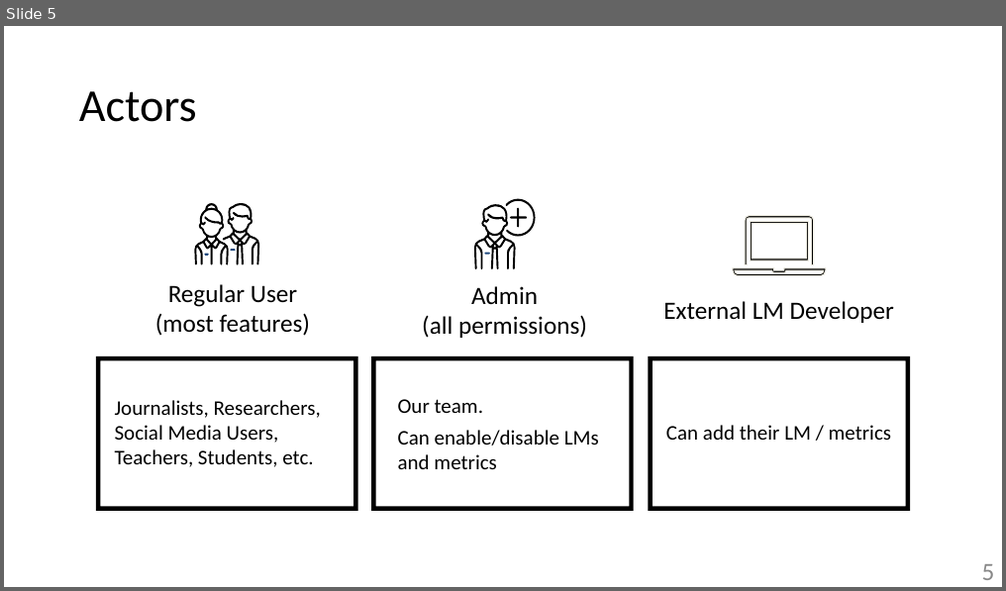
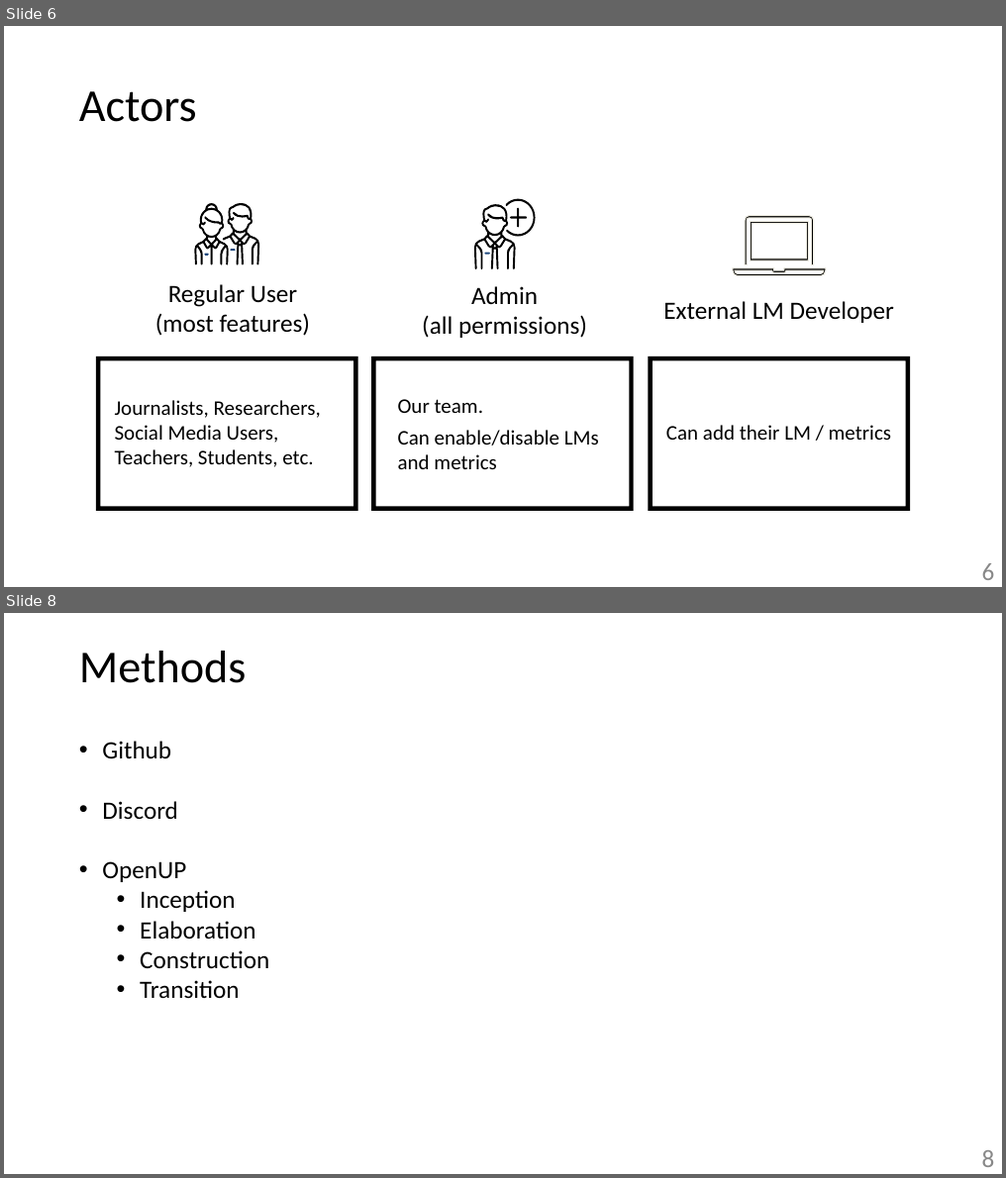
Before and after one commit to zzzzz151/AI-text-detector, a slide deck: presentation-prototype.pptx. Shown one above the other, each under a label of ours: slide 5 before the commit, slides 6 and 8 after it; the slides between them are not shown. The pictures are 1006x591 and 1006x1178 pixels, drawn with LibreOffice and Linux fonts; fonts in the diff are those of the drawing. Boxes give left, top, right and bottom in pixels: in the first picture for what was removed or moved away, otherwise in the second. Text is boxed around its words. In the diff, an @@ line names an element or a change of style, - is before the commit and + after.

```diff
--- a/presentation-prototype.pptx
+++ b/presentation-prototype.pptx
@@ slide 8 added at box(4, 613, 1002, 1174), background #FFFFFF @@
@@ title added at box(79, 651, 247, 683), 44 pt, text #000000 @@
+Methods
@@ text added at box(102, 741, 269, 999), 24 pt, text #000000 @@
+• Github
+• Discord
+• OpenUP
+  • Inception
+  • Elaboration
+  • Construction
+  • Transition
@@ page number added at box(982, 1151, 995, 1167), 24 pt, text #888888 @@
+8
@@ what was slide 5 is now slide 6 @@
@@ page number at box(982, 564, 995, 580): text changed @@
-5
+6
```
Also in this commit, not shown: 1 slide changed, 4 other slides added, 4 slides removed.
